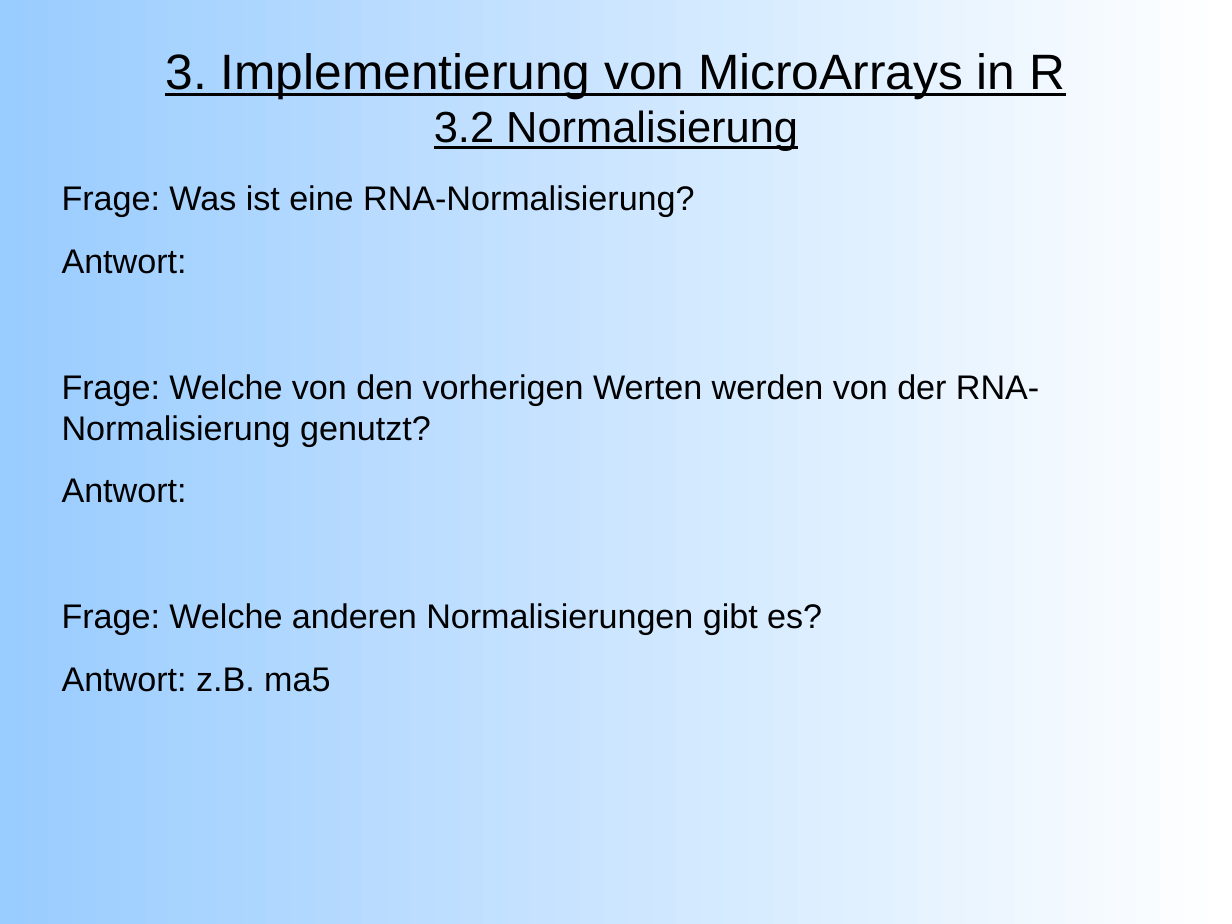
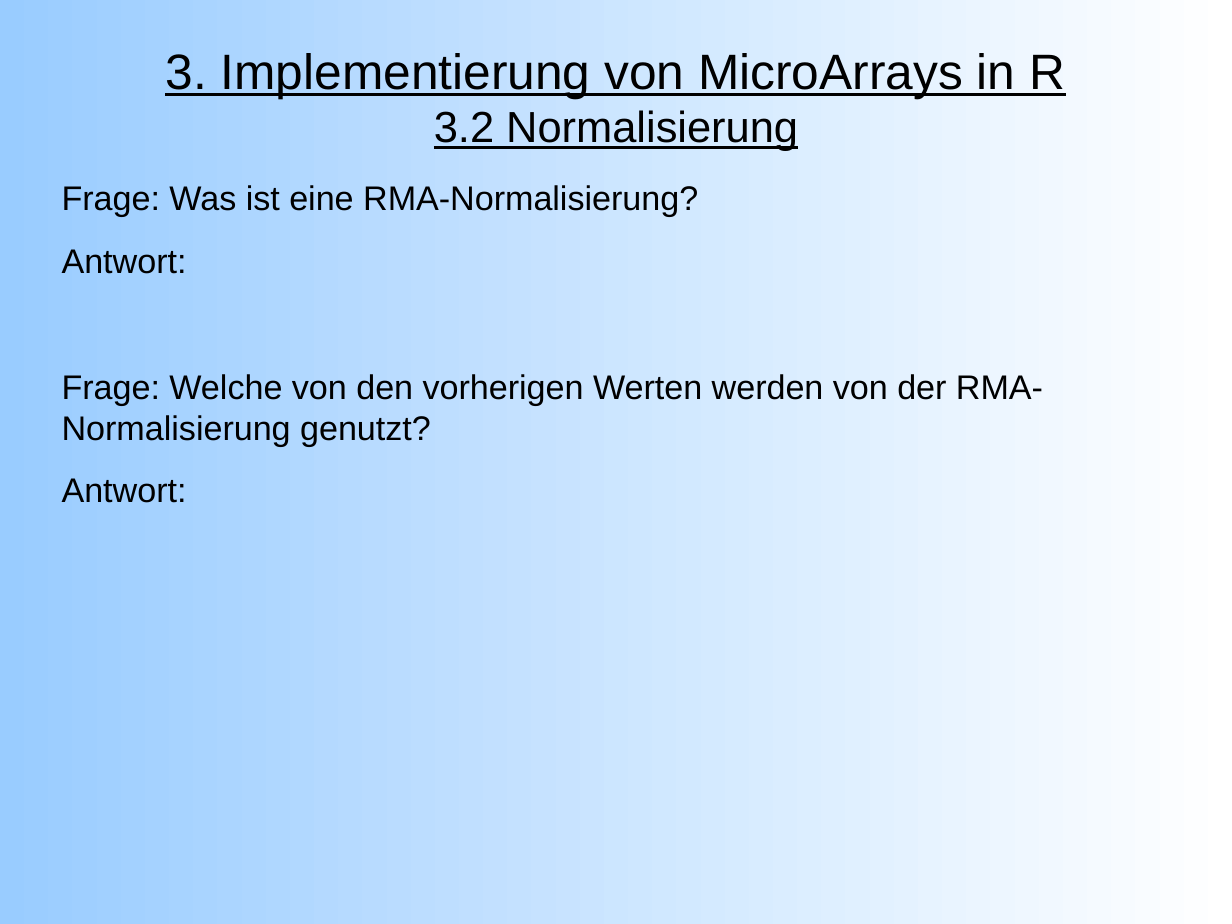
Before and after one commit to emmkey/GenEx, a slide deck: slide 9 of W1 Praesentation.odp. Drawn at 1232x924 pixels with LibreOffice and Linux fonts; fonts in the diff are those of the drawing. Boxes give left, top, right and bottom in pixels: in the first picture for what was removed or moved away, otherwise in the second. Text is boxed around its words. In the diff, an @@ line names an element or a change of style, - is before the commit and + after.

```diff
--- a/W1 Praesentation.odp
+++ b/W1 Praesentation.odp
@@ text at [62, 185, 698, 216]: text changed @@
-Frage: Was ist eine RNA-Normalisierung?
+Frage: Was ist eine RMA-Normalisierung?
@@ text at [62, 374, 1043, 446]: text changed @@
-Frage: Welche von den vorherigen Werten werden von der RNA-Normalisierung genutzt?
+Frage: Welche von den vorherigen Werten werden von der RMA-Normalisierung genutzt?
@@ text at [62, 603, 822, 692]: paragraphs removed @@
-Frage: Welche anderen Normalisierungen gibt es?
-Antwort: z.B. ma5
```
Also in this commit, not shown: 2 other slides changed, 2 slides added.
